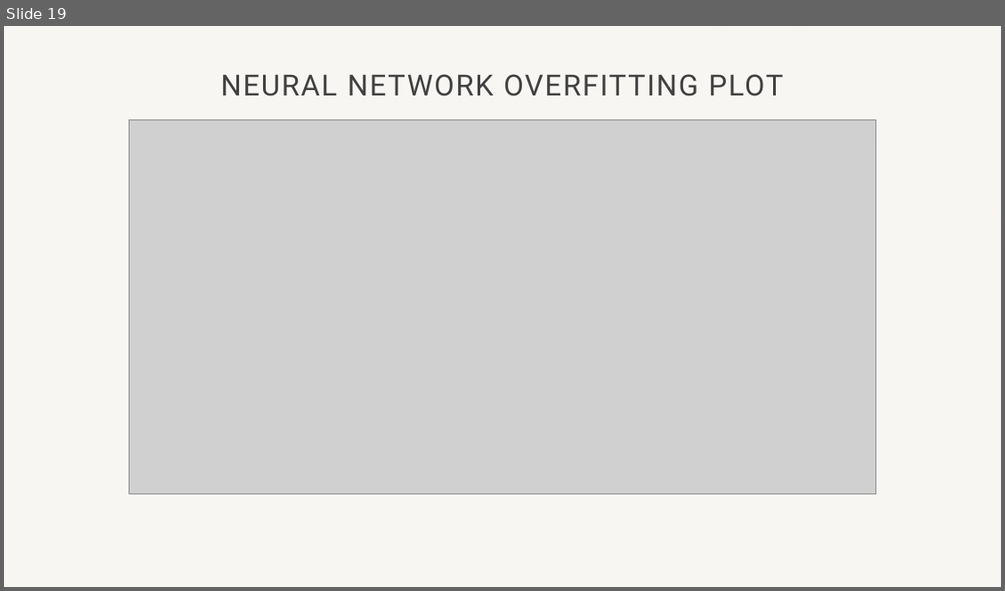
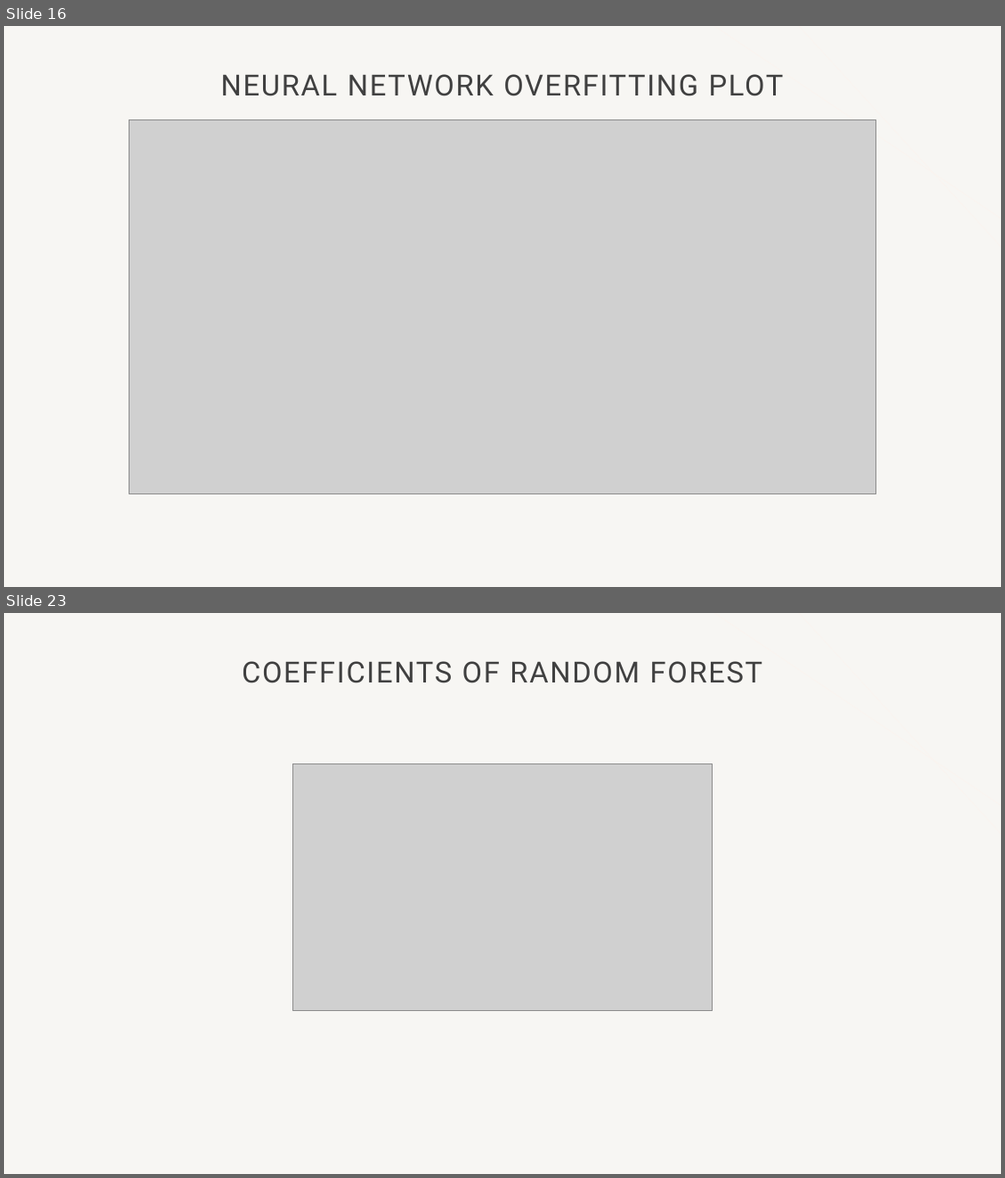
Before and after one commit to Vitalijs-Tickovs/Training_For_Accenture, a slide deck: Bike_Project/Mini project.pptx. Shown one above the other, each under a label of ours: slide 19 before the commit, slides 16 and 23 after it; the slides between them are not shown. The pictures are 1005x591 and 1005x1178 pixels, drawn with LibreOffice and Linux fonts; fonts in the diff are those of the drawing; grey boxes stand for pictures; background and template pictures are left out. Boxes give left, top, right and bottom in pixels: in the first picture for what was removed or moved away, otherwise in the second. Text is boxed around its words. In the diff, an @@ line names an element or a change of style, - is before the commit and + after.

```diff
--- a/Bike_Project/Mini project.pptx
+++ b/Bike_Project/Mini project.pptx
@@ slide 23 added at [4,613,1001,1174], background #F7F6F3; not listed: 2 template elements that a slide beside it also shows @@
@@ title added at [242,661,763,683], 28 pt, text #404040 @@
+COEFFICIENTS OF RANDOM FOREST
@@ picture added at [292,764,712,1011] @@
@@ what was slide 19 is now slide 16 @@
```
Also in this commit, not shown: 5 slides changed, 13 other slides added, 10 slides removed, 1 other file.
